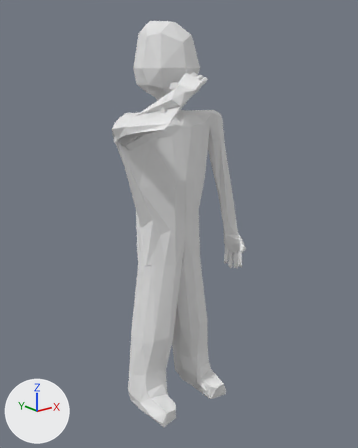
One commit to the Blender file Assets/Models/player.blend: the scene before it, then after it.
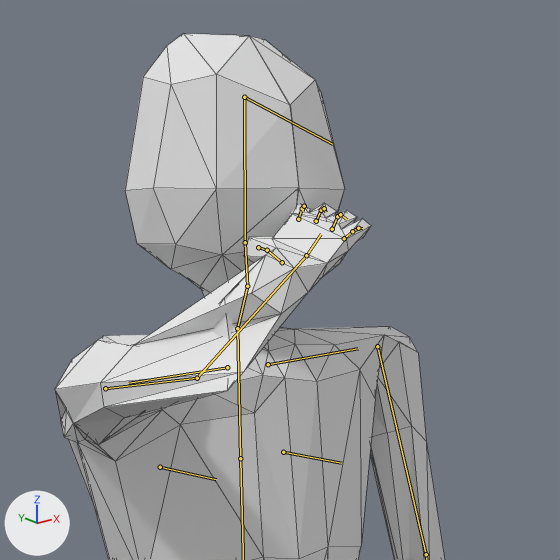
Old and new are each drawn whole from a camera (50 mm lens) standing at (-1.35, -1.671, 1.602) and looking at (-0.004, 0.012, 0.929) and again close up on the part from 27% to 74% of the width and 2% to 40% of the height. The axes (+X, +Y, +Z) are drawn at lower left. The lights are the same throughout. Both versions are drawn at frame 31 of the action 'Drink'; the numbers are the values there. The bones that bend it are drawn over the model as lines in the close-ups. The close-ups show mesh edges as thin lines.
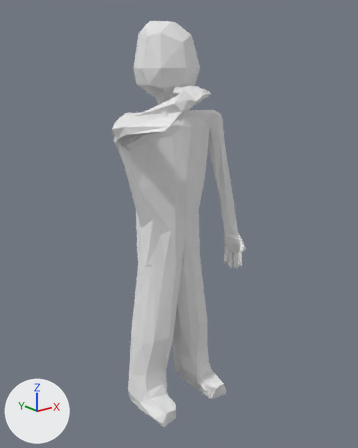
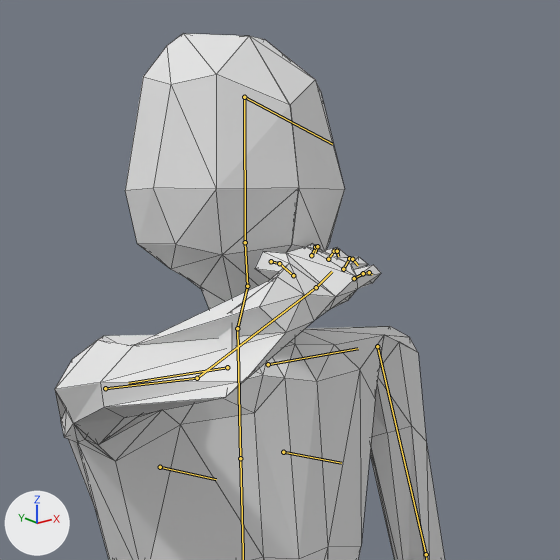
What the commit changed:
Bone 'forearm.R' (bone_forearm_r) turns from (-10, 73, -131) to (19, 75, -106) degrees about its own x, y and z.
Bone 'forearm.R.001' (bone_forearm_r_001) moves from (-0.021, -0.009, 0.004) to (0.0, 0.0, 0.0).

Where the change shows, as pixel boxes [x1, y1, x2, y2] in the close-ups (560 x 560 px):
'Cube', posed: [55, 33, 445, 560] in both
bone 'forearm.R', root to tip: before (197, 378) to (306, 255); after (197, 378) to (316, 287)
bone 'forearm.R.001', root to tip: before (282, 262) to (267, 250); after (293, 275) to (279, 263)
